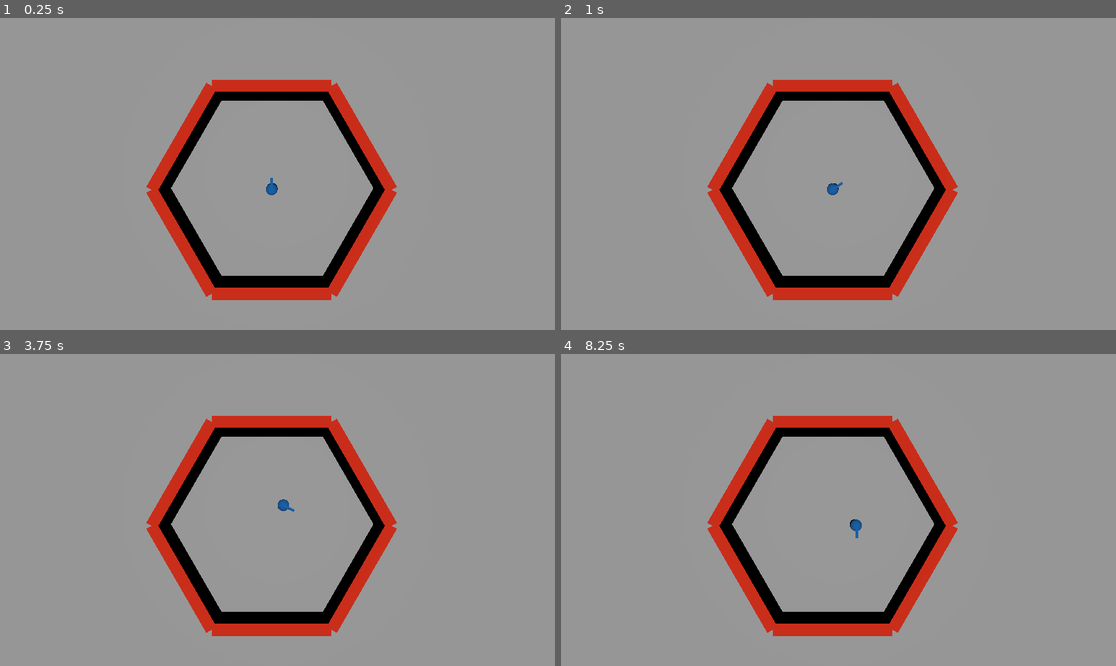
Above: before the commit, frames 1-4 (two rows, left to right).
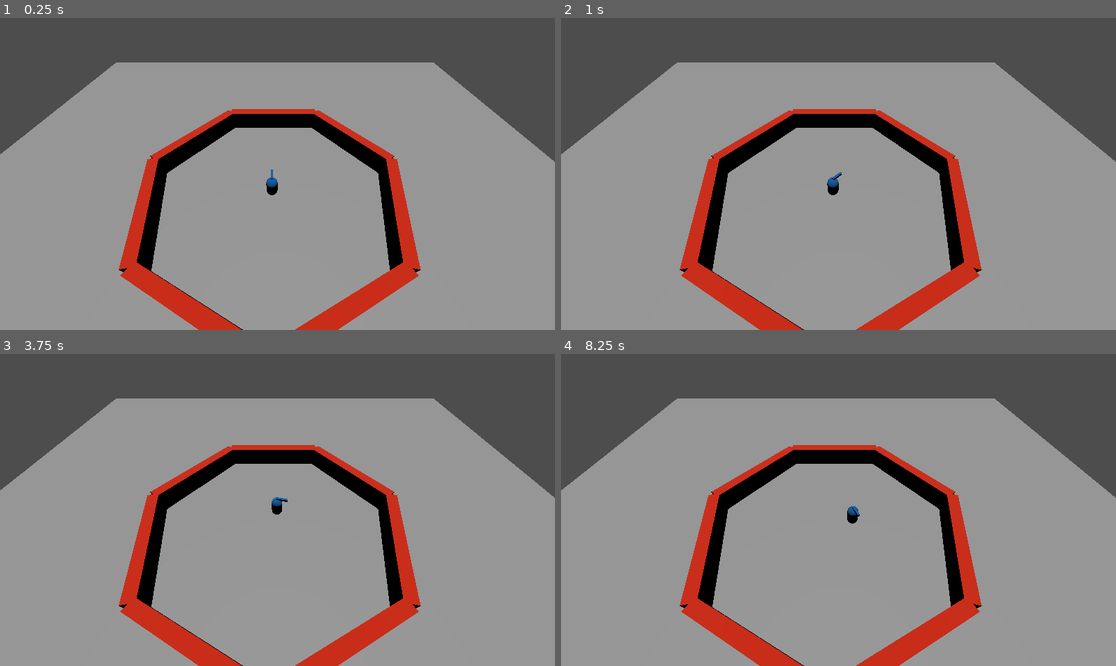
Above: after the commit, the same moments.

Repository: lemmerone/godot-matador
Game: Godot game, scene res://main.tscn
Same seed, same stepped clock (60 frames per second), same inputs: the game is played once before the commit and once after it.
Inputs:
- Up to frame 1 (0.25 s): no input
- Up to frame 2 (1 s): tap Enter at 0.5 s; hold Right (rotation_right) from 0.53 s (still down)
- Up to frame 3 (3.75 s): tap Space (move_left, bound only before the commit) at 1.25, 2.75 s; release Right (rotation_right) at 1.28 s; hold Space (move_left, bound only before the commit) 1.28-2.03 s; tap Enter at 2, 3.5 s; hold Right (rotation_right) 2.03-3.53 s; hold Space (move_left, bound only before the commit) from 3.53 s (still down)
- Up to frame 4 (8.25 s): release Space (move_left, bound only before the commit) at 5.78 s; hold Right (rotation_right) 5.78-8.03 s; hold Space (move_left, bound only before the commit) from 8.03 s (still down)

The runs differ from the first frame. In frame 1, 36% of the frame differs, in the area x 0-100%, y 0-100%; in frame 2, 36%; in frame 3, 36%; in frame 4, 36%.

Commit message:
feat: return player to zero when rotating

Diff:
--- a/Player/player.gd
+++ b/Player/player.gd
@@ -1,11 +1,14 @@
 extends CharacterBody3D
 
-var wall = 6
+var wall = 7
 var step_rotation = 0.0
 var direction
 
 const SMOOTH_SPEED = 5.0
 const DODGE_SPEED = 2
+
+func direction_zero():
+	direction = (transform.basis * Vector3.ZERO).normalized()
 
 func _get_spacing(wall):
 	return 2 * PI / wall
@@ -13,12 +16,14 @@
 func _process(delta):
 	if (Input.is_action_just_pressed("rotation_right")):
 		step_rotation -= _get_spacing(wall)
-	if (Input.is_action_just_pressed("rotation_left")):
+		direction_zero()
+	elif (Input.is_action_just_pressed("rotation_left")):
 		step_rotation += _get_spacing(wall)
-	if (Input.is_action_just_pressed("move_left")):
+		direction_zero()
+	elif (Input.is_action_just_pressed("dodge")):
 		direction = (transform.basis * Vector3.RIGHT).normalized()
-	if (Input.is_action_just_released("move_left")):
-		direction = (transform.basis * Vector3.ZERO).normalized()
+	elif (Input.is_action_just_released("dodge")):
+		direction_zero()
 
 	if direction:
 		position.x = direction.x * DODGE_SPEED
--- a/Player/player.tscn
+++ b/Player/player.tscn
@@ -25,7 +25,7 @@
 shape = SubResource("CapsuleShape3D_xgxii")
 
 [node name="Body" type="MeshInstance3D" parent="."]
-transform = Transform3D(1, 0, 2.98023e-08, 0, 1, 0, -2.98023e-08, 0, 1, 0, 1, 0)
+transform = Transform3D(1, 0, 0, 0, 1, 0, 0, 0, 1, 0, 1, 0)
 mesh = SubResource("CapsuleMesh_ixlwm")
 
 [node name="Arm" type="MeshInstance3D" parent="."]
@@ -33,3 +33,6 @@
 mesh = SubResource("BoxMesh_hlv0n")
 
 [node name="Pivot" type="Node3D" parent="."]
+
+[node name="Camera3D" type="Camera3D" parent="."]
+transform = Transform3D(-1, -3.41911e-08, 8.04594e-08, 0, 0.920348, 0.391101, -8.74228e-08, 0.391101, -0.920348, 0.843655, 3.3524, -3.60681)
--- a/main.gd
+++ b/main.gd
@@ -1,7 +1,7 @@
 extends Node
 
 var wall = preload("res://World/Wall/wall.tscn")
-var countWall = 6
+var countWall = 7
 
 func set_const(value):
 	countWall = value
--- a/main.tscn
+++ b/main.tscn
@@ -15,5 +15,6 @@
 transform = Transform3D(1, 0, 0, 0, -4.37114e-08, 1, 0, -1, -4.37114e-08, 0, 1, 0)
 
 [node name="Camera3D" type="Camera3D" parent="."]
-transform = Transform3D(-1, -8.74228e-08, -3.82137e-15, 0, -4.37114e-08, 1, -8.74228e-08, 1, 4.37114e-08, -0.491784, 18.9153, 1.31822)
+transform = Transform3D(-1, -8.74228e-08, -3.82137e-15, -5.6607e-08, 0.647508, 0.762058, -6.66213e-08, 0.762058, -0.647508, -0.491784, 15.6403, -10.9796)
+visible = false
 current = true
--- a/project.godot
+++ b/project.godot
@@ -28,9 +28,10 @@
 , Object(InputEventKey,"resource_local_to_scene":false,"resource_name":"","device":-1,"window_id":0,"alt_pressed":false,"shift_pressed":false,"ctrl_pressed":false,"meta_pressed":false,"pressed":false,"keycode":0,"physical_keycode":68,"key_label":0,"unicode":100,"echo":false,"script":null)
 ]
 }
-move_left={
+dodge={
 "deadzone": 0.5,
 "events": [Object(InputEventKey,"resource_local_to_scene":false,"resource_name":"","device":-1,"window_id":0,"alt_pressed":false,"shift_pressed":false,"ctrl_pressed":false,"meta_pressed":false,"pressed":false,"keycode":0,"physical_keycode":32,"key_label":0,"unicode":32,"echo":false,"script":null)
+, Object(InputEventKey,"resource_local_to_scene":false,"resource_name":"","device":-1,"window_id":0,"alt_pressed":false,"shift_pressed":false,"ctrl_pressed":false,"meta_pressed":false,"pressed":false,"keycode":0,"physical_keycode":4194319,"key_label":0,"unicode":0,"echo":false,"script":null)
 ]
 }
 
